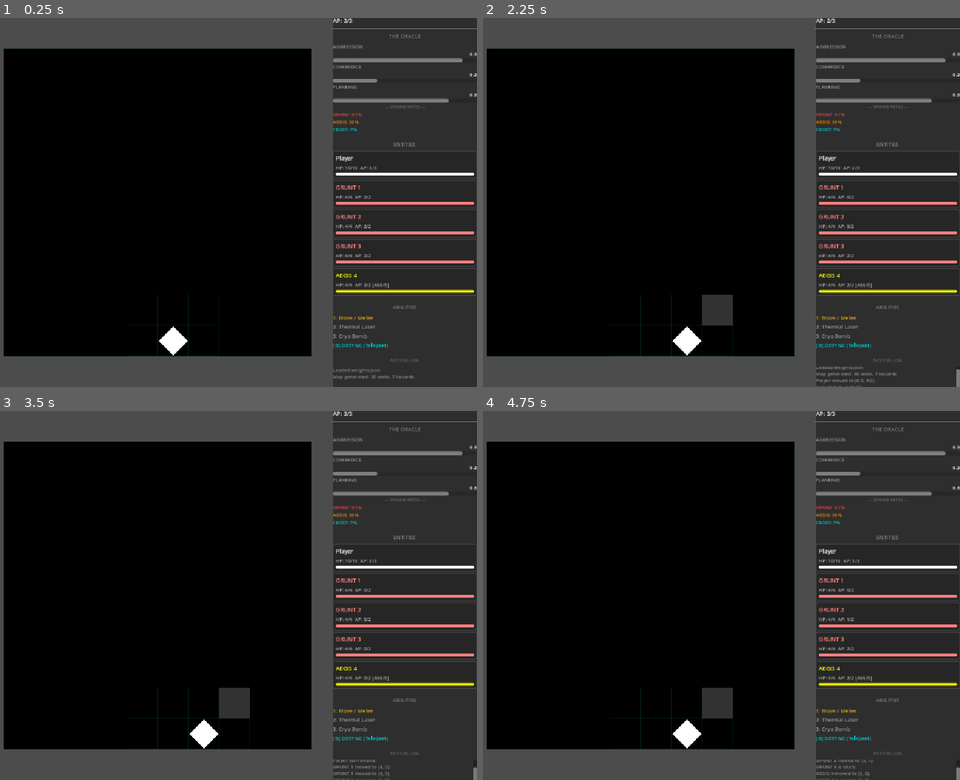
Above: before the commit, frames 1-4 (two rows, left to right).
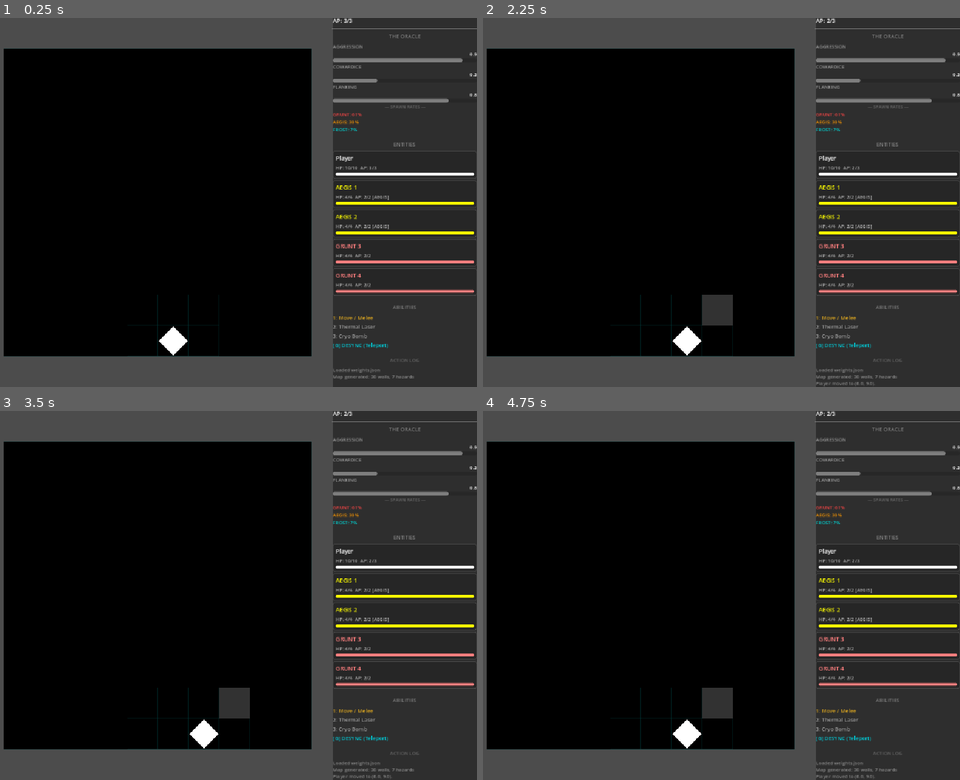
Above: after the commit, the same moments.

Repository: Varuu-0/eschaton
Game: Godot game, scene res://Main.tscn
Same seed, same stepped clock (60 frames per second), same inputs: the game is played once before the commit and once after it.
Inputs (mouse positions are in pixels of both pictures, inside the frame that each line leads up to):
- Up to frame 1 (0.25 s): no input
- Up to frame 2 (2.25 s): tap Enter at 0.5, 2 s; move the mouse to (821, 184) at 0.52 s; hold D 0.53-1.28 s; tap 1 at 0.6 s; click (821, 184) at 0.67 s; tap Space at 0.77, 1.25, 1.52 s; move the mouse to (616, 220) at 1.27 s; hold S 1.28-2.03 s; tap 2 at 1.35 s; move the mouse to (764, 121) at 2.02 s; hold D from 2.03 s (still down); tap 3 at 2.1 s
- Up to frame 3 (3.5 s): move the mouse to (205, 669) at 2.77 s; release D at 2.78 s; hold W from 2.78 s (still down); tap G at 2.85 s; click (205, 669) at 2.92 s; tap Space at 3.02 s
- Up to frame 4 (4.75 s): tap Space at 3.5, 3.77, 4.52 s; move the mouse to (859, 650) at 3.52 s; release W at 3.53 s; hold A from 3.53 s (still down); tap 1 at 3.6 s; move the mouse to (564, 540) at 4.27 s; tap 2 at 4.35 s

The runs differ from the first frame. In frame 1, 1.0% of the frame differs, in the area x 70-100%, y 45-75%; in frame 2, 1.5%, in the area x 69-100%, y 45-100%; in frame 3, 1.4%; in frame 4, 1.4%.
Error after the commit: Parse Error: Cannot infer the type of "dist_to_player" variable because the value doesn't have a set type. (res://MainEnemyAI.gd:42)

Commit message:
Refactor main game logic into modular helper scripts

Diff:
--- a/eschaton proper game/Main.gd
+++ b/eschaton proper game/Main.gd
@@ -1,6 +1,9 @@
 extends Node2D
 
 const SDB = preload("res://SkillDB.gd")
+const MainSpawn = preload("res://MainSpawn.gd")
+const MainEnemyAI = preload("res://MainEnemyAI.gd")
+const MainTelemetry = preload("res://MainTelemetry.gd")
 
 # ============================================================
 # ESCHATON — Main Game Engine (Godot 4 Port)
@@ -189,87 +192,26 @@
 # ============================================================
 
 func _load_weights() -> void:
-	var file := FileAccess.open("res://weights.json", FileAccess.READ)
-	if file:
-		var json := JSON.new()
-		var err := json.parse(file.get_as_text())
-		if err == OK:
-			weights = json.data
-			_add_log("Loaded weights.json")
-		else:
-			_add_log("Failed to parse weights.json, using defaults")
-		file.close()
-	else:
-		_add_log("Failed to load weights.json, using defaults")
+	MainTelemetry.load_weights(self)
 
 # ============================================================
 # SPAWNING
 # ============================================================
 
 func _spawn_entities() -> void:
-	# Player — always spawns at bottom-center area
-	_spawn_entity("Player", true, 10, 10, 3, 3, Color(1.5, 3.0, 5.0), Vector2(5, 9), "GRUNT")
-	update_fog(Vector2(5, 9))
-	_spawn_enemies()
-	var p = _get_player()
-	if p:
-		print("Total entities: ", entities.size(), " Player spawned at: ", p.grid_pos)
+	MainSpawn.spawn_entities(self)
 
 func _spawn_enemies() -> void:
-	# --- Adaptive Enemy Spawning (Sprint 12) ---
-	var spawn_rates: Dictionary = weights.get("spawn_rates", {"GRUNT": 0.8, "AEGIS": 0.1, "FROST": 0.1})
-
-	# Collect valid spawn tiles: top half (rows 0-4), non-wall, non-hazard
-	var valid_tiles: Array[Vector2] = []
-	for x in range(GRID_SIZE):
-		for y in range(5): # rows 0-4 = top half
-			var pos := Vector2(x, y)
-			if not _is_wall(pos) and not _is_hazard(pos):
-				valid_tiles.append(pos)
-
-	# Shuffle valid tiles for random placement
-	valid_tiles.shuffle()
-
-	# Sprint 13: Scale Enemy HP
-	var enemy_hp: int = 4 + (current_floor - 1)
-
-	# Spawn exactly 4 enemies
-	var enemy_count: int = mini(4, valid_tiles.size())
-	for i in range(enemy_count):
-		var v: String = _pick_variant(spawn_rates)
-		var color: Color = _variant_color(v)
-		var pos: Vector2 = valid_tiles[i]
-		var ename: String = v + " " + str(i + 1)
-		_spawn_entity(ename, false, enemy_hp, enemy_hp, 2, 2, color, pos, v)
+	MainSpawn.spawn_enemies(self)
 
 func _pick_variant(rates: Dictionary) -> String:
-	## Weighted random selection of enemy variant.
-	var grunt_r: float = rates.get("GRUNT", 0.8)
-	var aegis_r: float = rates.get("AEGIS", 0.1)
-	# FROST gets the remainder
-	var roll: float = randf()
-	if roll < grunt_r:
-		return "GRUNT"
-	elif roll < grunt_r + aegis_r:
-		return "AEGIS"
-	else:
-		return "FROST"
+	return MainSpawn.pick_variant(rates)
 
 func _variant_color(v: String) -> Color:
-	match v:
-		"AEGIS":
-			return Color(3.0, 1.8, 0.0) # Bright orange glow
-		"FROST":
-			return Color(0.0, 2.55, 2.55) # Bright cyan glow
-		_:
-			return Color(3.0, 0.5, 0.5) # Super bright Red (GRUNT)
+	return MainSpawn.variant_color(v)
 
 func _spawn_entity(p_name: String, p_is_player: bool, p_hp: int, p_max_hp: int, p_ap: int, p_max_ap: int, p_color: Color, p_grid_pos: Vector2, p_variant: String = "GRUNT") -> void:
-	var instance = entity_scene.instantiate()
-	world_node.add_child(instance)
-	instance.setup(p_name, p_is_player, p_hp, p_max_hp, p_ap, p_max_ap, p_color, p_grid_pos, p_variant)
-	instance.position += grid_offset
-	entities.append(instance)
+	MainSpawn.spawn_entity(self, p_name, p_is_player, p_hp, p_max_hp, p_ap, p_max_ap, p_color, p_grid_pos, p_variant)
 
 # ============================================================
 # INPUT HANDLING
@@ -689,163 +631,17 @@
 	enemy_turn_active = false
 
 func _execute_enemy_turn() -> void:
-	if game_over != "":
-		return
-
-	var player = _get_player()
-	if player == null:
-		return
-
-	# Process each enemy one at a time
-	var processing := true
-	while processing:
-		await get_tree().create_timer(0.3).timeout
-
-		if game_over != "":
-			break
-
-		player = _get_player()
-		if player == null:
-			break
-
-		# Find an enemy with AP > 0
-		var active_enemy = null
-		for e in entities:
-			if not e.is_player and e.hp > 0 and e.ap > 0:
-				active_enemy = e
-				break
-
-		if active_enemy == null:
-			# All enemies have moved — end enemy turn
-			_add_log("Enemy turn ended.")
-			_apply_hazard_damage()
-			current_turn = "PLAYER"
-			# Reset player AP
-			player = _get_player()
-			if player:
-				player.ap = player.max_ap
-				player.process_status_effects(telemetry)
-			glitch_cooldown = maxi(0, glitch_cooldown - 1)
-			_update_ui()
-			processing = false
-			break
-
-		# Check if adjacent to player — attack!
-		var dist_to_player := _manhattan(active_enemy.grid_pos, player.grid_pos)
-		if dist_to_player == 1:
-			player.take_damage(1, "MELEE")
-			active_enemy.ap -= 1
-			_add_log(active_enemy.entity_name + " attacked Player for 1 damage.")
-			_remove_dead()
-			_check_game_over()
-			_update_ui()
-			continue
-
-		# Utility AI: Evaluate 4 adjacent tiles
-		var dirs: Array[Vector2] = [Vector2(0, -1), Vector2(0, 1), Vector2(-1, 0), Vector2(1, 0)]
-		var best_score: float = - INF
-		var best_pos: Vector2 = active_enemy.grid_pos
-
-		var other_enemies: Array = []
-		for e in entities:
-			if not e.is_player and e.hp > 0 and e != active_enemy:
-				other_enemies.append(e)
-
-		var aggression_val: float = weights.get("aggression", 0.5)
-
-		for d in dirs:
-			var nx: int = int(active_enemy.grid_pos.x + d.x)
-			var ny: int = int(active_enemy.grid_pos.y + d.y)
-
-			if nx < 0 or nx >= GRID_SIZE or ny < 0 or ny >= GRID_SIZE:
-				continue
-			if _entity_at(Vector2(nx, ny)) != null:
-				continue
-			if _is_wall(Vector2(nx, ny)):
-				continue
-
-			var d_player: float = _manhattan(Vector2(nx, ny), player.grid_pos)
-			var d_player_inv: float = 20.0 - d_player
-
-			var d_other_enemies: float = 0.0
-			for oe in other_enemies:
-				d_other_enemies += _manhattan(Vector2(nx, ny), oe.grid_pos)
-
-			var score: float = (weights["aggression"] * d_player_inv) + (weights["cowardice"] * d_player) + (weights["flanking"] * d_other_enemies)
-
-			# --- Hazard tile penalty (Sprint 11) ---
-			if _is_hazard(Vector2(nx, ny)):
-				if aggression_val > 0.8:
-					score -= 1.0 # High aggression: minor penalty
-				else:
-					score -= 5.0 # Normal: strong avoidance
-
-			if score > best_score:
-				best_score = score
-				best_pos = Vector2(nx, ny)
-
-		if best_score != -INF:
-			active_enemy.move_to_grid(int(best_pos.x), int(best_pos.y))
-			active_enemy.ap -= 1
-			if audio_manager: audio_manager.play_sfx("SFX_Move")
-			_add_log(active_enemy.entity_name + " moved to (" + str(int(best_pos.x)) + ", " + str(int(best_pos.y)) + ").")
-		else:
-			active_enemy.ap = 0
-			_add_log(active_enemy.entity_name + " is stuck.")
-
-		_update_ui()
+	await MainEnemyAI.execute_turn(self)
 
 # ============================================================
 # TELEMETRY
 # ============================================================
 
 func _generate_telemetry() -> void:
-	var avg_dist: float = 0.0
-	var dist_arr: Array = telemetry["distances_to_enemies"]
-	if dist_arr.size() > 0:
-		var total: float = 0.0
-		for d in dist_arr:
-			total += d
-		avg_dist = total / dist_arr.size()
-
-	var run_data: Dictionary = {
-		"total_moves": telemetry["total_moves"],
-		"total_attacks": telemetry["total_attacks"],
-		"glitches_used": telemetry.get("glitch_attacks_used", 0) + telemetry.get("glitches_used", 0),
-		"thermal_attacks_used": telemetry.get("thermal_attacks_used", 0),
-		"cryo_attacks_used": telemetry.get("cryo_attacks_used", 0),
-		"burn_damage_dealt": telemetry["burn_damage_dealt"],
-		"turns_enemies_frozen": telemetry["turns_enemies_frozen"],
-		"avg_distance_from_enemies": avg_dist,
-		"highest_floor_reached": current_floor,
-		"result": game_over,
-	}
-
-	var json_string := JSON.stringify(run_data, "  ")
-	var file := FileAccess.open("res://run_data.json", FileAccess.WRITE)
-	if file:
-		file.store_string(json_string)
-		file.close()
-		var abs_path := ProjectSettings.globalize_path("res://run_data.json")
-		print("Telemetry saved to: " + abs_path)
-		_add_log("Saved: " + abs_path)
-	else:
-		print("ERROR: Could not save telemetry.")
-		_add_log("ERROR: Could not save telemetry.")
+	MainTelemetry.generate_telemetry(self)
 
 func _run_learning_server() -> void:
-	var script_path := ProjectSettings.globalize_path("res://server_learning.py")
-	var output := []
-	var exit_code := OS.execute("python", [script_path], output, true)
-	for line in output:
-		print(line)
-		_add_log(str(line))
-	if exit_code == 0:
-		_add_log("AI weights updated successfully.")
-		_load_weights()
-		_update_ui()
-	else:
-		_add_log("ERROR: Learning server failed (exit code " + str(exit_code) + ").")
+	MainTelemetry.run_learning_server(self)
 
 # ============================================================
 # UI UPDATES
--- /dev/null
+++ b/eschaton proper game/MainEnemyAI.gd
@@ -0,0 +1,103 @@
+class_name MainEnemyAI
+extends RefCounted
+
+static func execute_turn(main) -> void:
+	if main.game_over != "":
+		return
+
+	var player = main._get_player()
+	if player == null:
+		return
+
+	var processing := true
+	while processing:
+		await main.get_tree().create_timer(0.3).timeout
+
+		if main.game_over != "":
+			break
+
+		player = main._get_player()
+		if player == null:
+			break
+
+		var active_enemy = null
+		for e in main.entities:
+			if not e.is_player and e.hp > 0 and e.ap > 0:
+				active_enemy = e
+				break
+
+		if active_enemy == null:
+			main._add_log("Enemy turn ended.")
+			main._apply_hazard_damage()
+			main.current_turn = "PLAYER"
+			player = main._get_player()
+			if player:
+				player.ap = player.max_ap
+				player.process_status_effects(main.telemetry)
+			main.glitch_cooldown = maxi(0, main.glitch_cooldown - 1)
+			main._update_ui()
+			processing = false
+			break
+
+		var dist_to_player := main._manhattan(active_enemy.grid_pos, player.grid_pos)
+		if dist_to_player == 1:
+			player.take_damage(1, "MELEE")
+			active_enemy.ap -= 1
+			main._add_log(active_enemy.entity_name + " attacked Player for 1 damage.")
+			main._remove_dead()
+			main._check_game_over()
+			main._update_ui()
+			continue
+
+		var dirs: Array[Vector2] = [Vector2(0, -1), Vector2(0, 1), Vector2(-1, 0), Vector2(1, 0)]
+		var best_score: float = -INF
+		var best_pos: Vector2 = active_enemy.grid_pos
+
+		var other_enemies: Array = []
+		for e in main.entities:
+			if not e.is_player and e.hp > 0 and e != active_enemy:
+				other_enemies.append(e)
+
+		var aggression_val: float = main.weights.get("aggression", 0.5)
+
+		for d in dirs:
+			var nx: int = int(active_enemy.grid_pos.x + d.x)
+			var ny: int = int(active_enemy.grid_pos.y + d.y)
+
+			if nx < 0 or nx >= main.GRID_SIZE or ny < 0 or ny >= main.GRID_SIZE:
+				continue
+			if main._entity_at(Vector2(nx, ny)) != null:
+				continue
+			if main._is_wall(Vector2(nx, ny)):
+				continue
+
+			var d_player: float = main._manhattan(Vector2(nx, ny), player.grid_pos)
+			var d_player_inv: float = 20.0 - d_player
+
+			var d_other_enemies: float = 0.0
+			for oe in other_enemies:
+				d_other_enemies += main._manhattan(Vector2(nx, ny), oe.grid_pos)
+
+			var score: float = (main.weights["aggression"] * d_player_inv) + (main.weights["cowardice"] * d_player) + (main.weights["flanking"] * d_other_enemies)
+
+			if main._is_hazard(Vector2(nx, ny)):
+				if aggression_val > 0.8:
+					score -= 1.0
+				else:
+					score -= 5.0
+
+			if score > best_score:
+				best_score = score
+				best_pos = Vector2(nx, ny)
+
+		if best_score != -INF:
+			active_enemy.move_to_grid(int(best_pos.x), int(best_pos.y))
+			active_enemy.ap -= 1
+			if main.audio_manager:
+				main.audio_manager.play_sfx("SFX_Move")
+			main._add_log(active_enemy.entity_name + " moved to (" + str(int(best_pos.x)) + ", " + str(int(best_pos.y)) + ").")
+		else:
+			active_enemy.ap = 0
+			main._add_log(active_enemy.entity_name + " is stuck.")
+
+		main._update_ui()
--- /dev/null
+++ b/eschaton proper game/MainSpawn.gd
@@ -0,0 +1,58 @@
+class_name MainSpawn
+extends RefCounted
+
+static func spawn_entities(main) -> void:
+	# Player — always spawns at bottom-center area
+	spawn_entity(main, "Player", true, 10, 10, 3, 3, Color(1.5, 3.0, 5.0), Vector2(5, 9), "GRUNT")
+	main.update_fog(Vector2(5, 9))
+	spawn_enemies(main)
+	var p = main._get_player()
+	if p:
+		print("Total entities: ", main.entities.size(), " Player spawned at: ", p.grid_pos)
+
+static func spawn_enemies(main) -> void:
+	var spawn_rates: Dictionary = main.weights.get("spawn_rates", {"GRUNT": 0.8, "AEGIS": 0.1, "FROST": 0.1})
+
+	var valid_tiles: Array[Vector2] = []
+	for x in range(main.GRID_SIZE):
+		for y in range(5):
+			var pos := Vector2(x, y)
+			if not main._is_wall(pos) and not main._is_hazard(pos):
+				valid_tiles.append(pos)
+
+	valid_tiles.shuffle()
+
+	var enemy_hp: int = 4 + (main.current_floor - 1)
+	var enemy_count: int = mini(4, valid_tiles.size())
+	for i in range(enemy_count):
+		var v: String = pick_variant(spawn_rates)
+		var color: Color = variant_color(v)
+		var pos: Vector2 = valid_tiles[i]
+		var ename: String = v + " " + str(i + 1)
+		spawn_entity(main, ename, false, enemy_hp, enemy_hp, 2, 2, color, pos, v)
+
+static func pick_variant(rates: Dictionary) -> String:
+	var grunt_r: float = rates.get("GRUNT", 0.8)
+	var aegis_r: float = rates.get("AEGIS", 0.1)
+	var roll: float = randf()
+	if roll < grunt_r:
+		return "GRUNT"
+	elif roll < grunt_r + aegis_r:
+		return "AEGIS"
+	return "FROST"
+
+static func variant_color(v: String) -> Color:
+	match v:
+		"AEGIS":
+			return Color(3.0, 1.8, 0.0)
+		"FROST":
+			return Color(0.0, 2.55, 2.55)
+		_:
+			return Color(3.0, 0.5, 0.5)
+
+static func spawn_entity(main, p_name: String, p_is_player: bool, p_hp: int, p_max_hp: int, p_ap: int, p_max_ap: int, p_color: Color, p_grid_pos: Vector2, p_variant: String = "GRUNT") -> void:
+	var instance = main.entity_scene.instantiate()
+	main.world_node.add_child(instance)
+	instance.setup(p_name, p_is_player, p_hp, p_max_hp, p_ap, p_max_ap, p_color, p_grid_pos, p_variant)
+	instance.position += main.grid_offset
+	main.entities.append(instance)
--- /dev/null
+++ b/eschaton proper game/MainTelemetry.gd
@@ -0,0 +1,64 @@
+class_name MainTelemetry
+extends RefCounted
+
+static func load_weights(main) -> void:
+	var file := FileAccess.open("res://weights.json", FileAccess.READ)
+	if file:
+		var json := JSON.new()
+		var err := json.parse(file.get_as_text())
+		if err == OK:
+			main.weights = json.data
+			main._add_log("Loaded weights.json")
+		else:
+			main._add_log("Failed to parse weights.json, using defaults")
+		file.close()
+	else:
+		main._add_log("Failed to load weights.json, using defaults")
+
+static func generate_telemetry(main) -> void:
+	var avg_dist: float = 0.0
+	var dist_arr: Array = main.telemetry["distances_to_enemies"]
+	if dist_arr.size() > 0:
+		var total: float = 0.0
+		for d in dist_arr:
+			total += d
+		avg_dist = total / dist_arr.size()
+
+	var run_data: Dictionary = {
+		"total_moves": main.telemetry["total_moves"],
+		"total_attacks": main.telemetry["total_attacks"],
+		"glitches_used": main.telemetry.get("glitch_attacks_used", 0) + main.telemetry.get("glitches_used", 0),
+		"thermal_attacks_used": main.telemetry.get("thermal_attacks_used", 0),
+		"cryo_attacks_used": main.telemetry.get("cryo_attacks_used", 0),
+		"burn_damage_dealt": main.telemetry["burn_damage_dealt"],
+		"turns_enemies_frozen": main.telemetry["turns_enemies_frozen"],
+		"avg_distance_from_enemies": avg_dist,
+		"highest_floor_reached": main.current_floor,
+		"result": main.game_over,
+	}
+
+	var json_string := JSON.stringify(run_data, "  ")
+	var file := FileAccess.open("res://run_data.json", FileAccess.WRITE)
+	if file:
+		file.store_string(json_string)
+		file.close()
+		var abs_path := ProjectSettings.globalize_path("res://run_data.json")
+		print("Telemetry saved to: " + abs_path)
+		main._add_log("Saved: " + abs_path)
+	else:
+		print("ERROR: Could not save telemetry.")
+		main._add_log("ERROR: Could not save telemetry.")
+
+static func run_learning_server(main) -> void:
+	var script_path := ProjectSettings.globalize_path("res://server_learning.py")
+	var output := []
+	var exit_code := OS.execute("python", [script_path], output, true)
+	for line in output:
+		print(line)
+		main._add_log(str(line))
+	if exit_code == 0:
+		main._add_log("AI weights updated successfully.")
+		load_weights(main)
+		main._update_ui()
+	else:
+		main._add_log("ERROR: Learning server failed (exit code " + str(exit_code) + ").")
